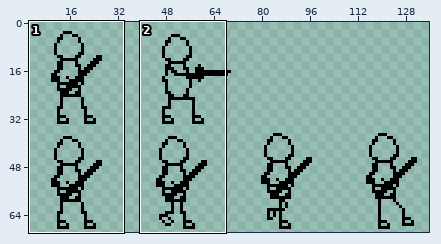
One commit to this sprite sheet: content/sprites/hero.png. Above, an overview of the earlier version with the close-up marked.
Close-up. The starting point:
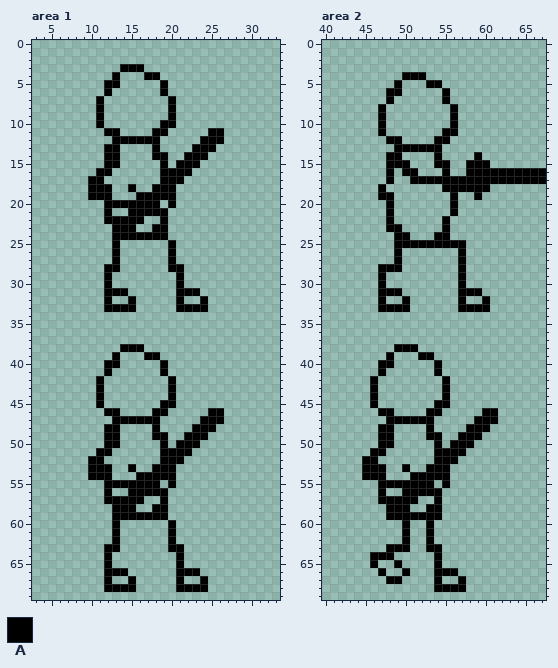
The file is 140x70 pixels. Shown: area 1: x 3..33, y 0..69; area 2: x 40..67, y 0..69. The wide view leaves out empty margins. The commit also changed other parts of the picture, which this record leaves out.
Palette (. is transparent): A #000000
Pixels before, area 1, first column x 10:
 3 ....AAA..........
 4 ...A...AA........
 5 ..AA.....A.......
 6 ..A......A.......
 7 .A........A......
 8 .A........A......
 9 .A........A......
10 .A.......AA......
11 ..AA....AA.....AA
12 ...AAAAAA.....AAA
13 ..AA....A....AAA.
14 ..AA....AA..AAA..
15 ..AA.....A.AAA...
16 .AA......AAAA....
17 AA.......AAA.....
18 AAA..A..AAA......
19 AAA...AAAAA......
20 ..AAAAAAA.A......
21 ..A..AAAAA.......
22 ..AAAAA..A.......
23 ...AAA..AA.......
24 ...AAAAAAA.......
25 ...A......A......
26 ...A......A......
27 ...A......A......
28 ..AA......AA.....
29 ..A........A.....
30 ..A........A.....
31 ..AAA......AAA...
32 ..A..A.....A..A..
33 ..AAAA.....AAAA..
34 .................
35 .................
36 .................
37 .................
38 ....AAA..........
39 ...A...AA........
40 ..AA.....A.......
41 ..A......A.......
42 .A........A......
43 .A........A......
44 .A........A......
45 .A.......AA......
46 ..AA....AA.....AA
47 ...AAAAAA.....AAA
48 ..AA....A....AAA.
49 ..AA....AA..AAA..
50 ..AA.....A.AAA...
51 .AA......AAAA....
52 AA.......AAA.....
53 AAA..A..AAA......
54 AAA...AAAAA......
55 ..AAAAAAA.A......
56 ..A..AAAAA.......
57 ..AAAAA..A.......
58 ...AAA..AA.......
59 ...AAAAAAA.......
60 ...A......A......
61 ...A......A......
62 ...A......A......
63 ..AA......AA.....
64 ..A........A.....
65 ..A........A.....
66 ..AAA......AAA...
67 ..A..A.....A..A..
68 ..AAAA.....AAAA..
Pixels before, area 2, first column x 45:
 4 .....AAA...............
 5 ....A...AA.............
 6 ...AA.....A............
 7 ...A......A............
 8 ..A........A...........
 9 ..A........A...........
10 ..A........A...........
11 ..A.......AA...........
12 ...AA....AA............
13 ....AAAAAA.............
14 ...AA....A....A........
15 ...AAA...AA..AAA.......
16 ...A.AA...A..AAAAAAAAAA
17 ...A..AAAAAAAAAAAAAAAAA
18 ..A.......AAAAAA.......
19 ..AA.......A..A........
20 ...A.......A...........
21 ...A.......A...........
22 ...A......A............
23 ...AA.....A............
24 ....AA...AA............
25 ....AAAAAAAAA..........
26 ....A.......A..........
27 ....A.......A..........
28 ..AAA.......A..........
29 ..A.........A..........
30 ..A.........A..........
31 ..AAA.......AAA........
32 ..A..A......A..A.......
33 ..AAAA......AAAA.......
34 .......................
35 .......................
36 .......................
37 .......................
38 ....AAA................
39 ...A...AA..............
40 ..AA.....A.............
41 ..A......A.............
42 .A........A............
43 .A........A............
44 .A........A............
45 .A.......AA............
46 ..AA....AA.....AA......
47 ...AAAAAA.....AAA......
48 ..AA....A....AAA.......
49 ..AA....AA..AAA........
50 ..AA.....A.AAA.........
51 .AA......AAAA..........
52 AA.......AAA...........
53 AAA..A..AAA............
54 AAA...AAAAA............
55 ..AAAAAAA.A............
56 ..A..AAAAA.............
57 ..AAAAA..A.............
58 ...AAA..AA.............
59 ...AAAAAAA.............
60 .....A..A..............
61 .....A..A..............
62 .....A..A..............
63 ...AAA..AA.............
64 .AAA.....A.............
65 .A..A....A.............
66 ..A..A...AAA...........
67 ...AA....A..A..........
68 .........AAAA..........
Once edited:
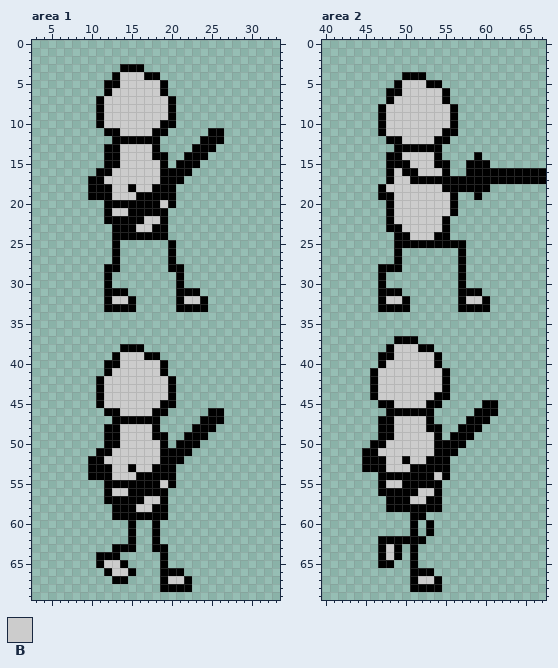
Colours new in this view: B #cccccc
From old to new:
Changed rows in their new state; - is an unchanged pixel.
Area 1:
first column x 12:
 4 --BBB---
 5 --BBBBB-
 6 -BBBBBB-
 7 BBBBBBBB
 8 BBBBBBBB
 9 BBBBBBBB
10 BBBBBBB-
11 --BBBB--
13 --BBBB--
14 --BBBB--
15 --BBBBB-
16 -BBBBBB-
17 BBBBBBB-
18 -BB-BB--
19 -BBB----
20 -------B
21 -BB-----
22 -----BB-
23 ----BB--
first column x 13:
32 BB-------BB
first column x 11:
39 ---BBB--------
40 ---BBBBB------
41 --BBBBBB------
42 -BBBBBBBB-----
43 -BBBBBBBB-----
44 -BBBBBBBB-----
45 -BBBBBBB------
46 ---BBBB-------
48 ---BBBB-------
49 ---BBBB-------
50 ---BBBBB------
51 --BBBBBB------
52 -BBBBBBB------
53 --BB-BB-------
54 --BBB---------
55 --------B-----
56 --BB----------
57 ------BB------
58 -----BB-------
60 --.-A--A-.----
61 --.-A--A-.----
62 --.-A--A-.----
63 -.-AA--AA..---
64 A-A-----A-.---
65 ABBA----A-.---
66 --BBA---AA-..-
67 -.AA.---ABBA-.
68 -....---AA--..
Area 2:
first column x 48:
 5 --BBB---
 6 --BBBBB-
 7 -BBBBBB-
 8 BBBBBBBB
 9 BBBBBBBB
10 BBBBBBBB
11 BBBBBBB-
12 --BBBB--
14 --BBBB--
15 ---BBB--
16 -B--BBB-
17 -BB-----
18 BBBBBBB-
19 -BBBBBBB
20 -BBBBBBB
21 -BBBBBBB
22 -BBBBBB-
23 --BBBBB-
24 ---BBB--
first column x 48:
32 BB--------BB
first column x 45:
37 ----AAA----------
38 ---ABBBAA--------
39 --A-BBBBBA-------
40 ---BBBBBB--------
41 -ABBBBBBBBA------
42 --BBBBBBBB-------
43 --BBBBBBBB-------
44 --BBBBBBBA-------
45 -.AABBBBA-.----AA
46 --.-AAAA-.----A--
47 --A-BBBB-----A--.
48 ----BBBB-A--A--.-
49 ----BBBBB--A--.--
50 -A-BBBBBB-A--.---
51 A-BBBBBBB---.----
52 --ABBABBA--.-----
53 ---BBBAA---------
54 ..-AAA---B-------
55 ---BB----A.------
56 ---AA--BB--------
57 --.---BBA--------
58 ------AA---------
59 ---...--..-------
60 -----.A----------
61 -----.A----------
62 --AAA-AA.--------
63 --AB-.A-..-------
64 -.-BA-A--.-------
65 -.AA.-A--.-------
66 --.--.AAA...-----
67 ---..-ABB---.----
68 ------AAA-...----
Pixel boxes of the changes (left, top, right, bottom) in both close-ups:
added: (104, 72, 168, 232)
added: (112, 296, 128, 304)
added: (184, 296, 200, 304)
changed: (96, 352, 208, 592)
added: (386, 80, 450, 240)
added: (386, 296, 402, 304)
added: (466, 296, 482, 304)
changed: (362, 336, 498, 592)
